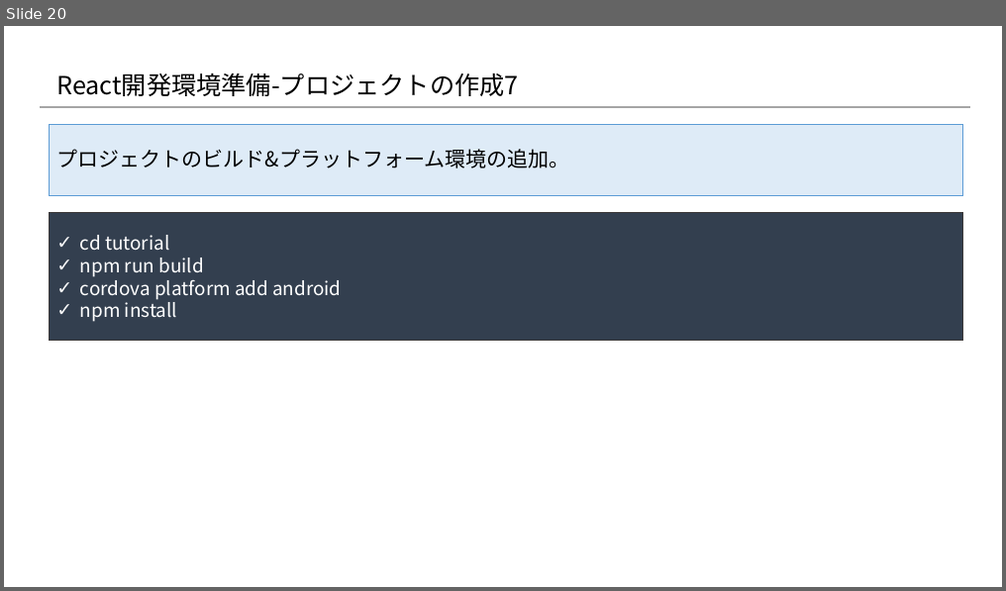
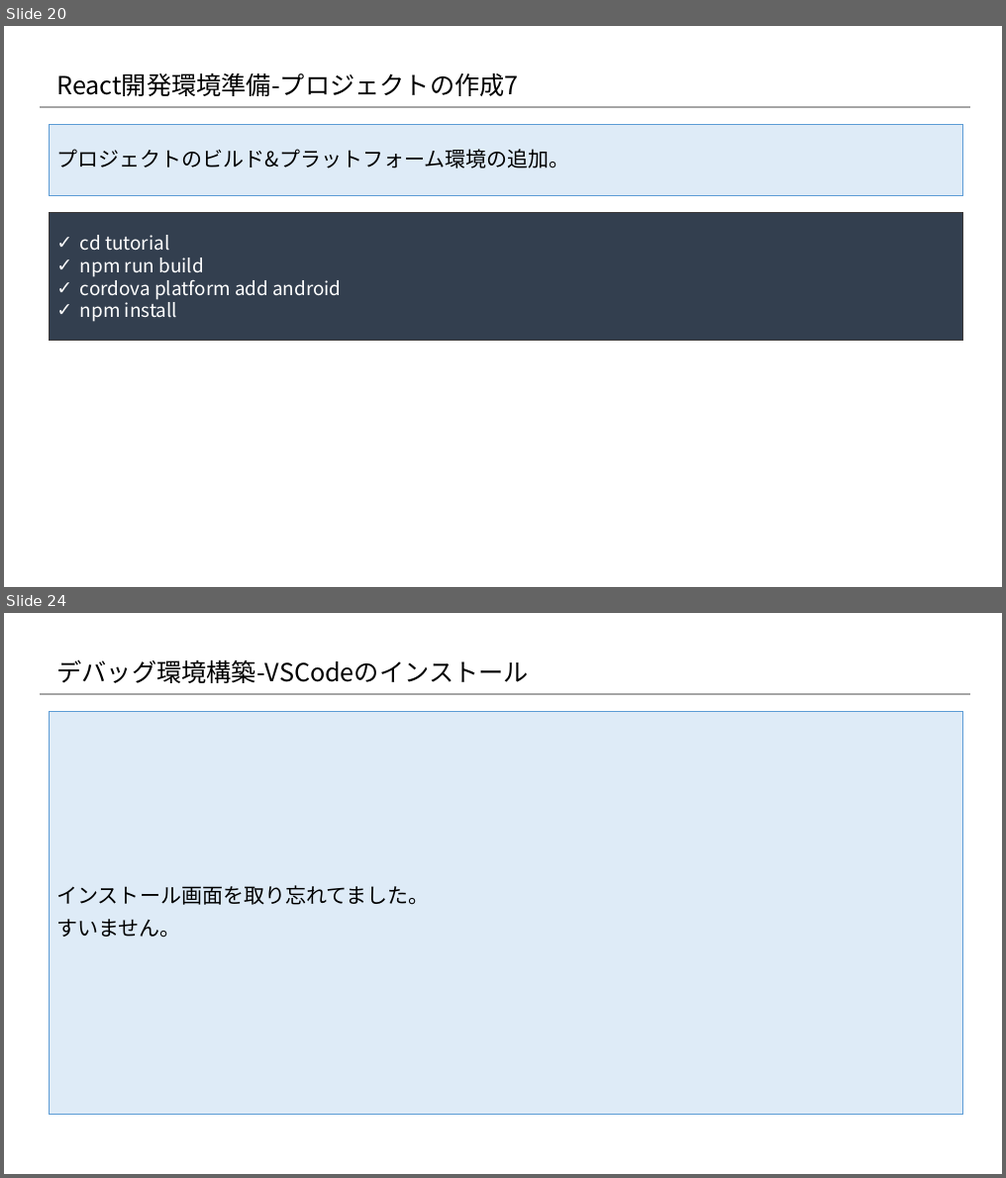
Before and after one commit to konnpeitoon/diary, a slide deck: doc/01_勉強会/01_勉強会資料/20180719_勉強会/02.資料/04_開発環境構築.pptx. Shown one above the other, each under a label of ours: slide 20 before the commit, slides 20 and 24 after it; the slides between them are not shown. The pictures are 1006x591 and 1006x1178 pixels, drawn with LibreOffice and Linux fonts; fonts in the diff are those of the drawing; background and template pictures are left out. Boxes give left, top, right and bottom in pixels: in the first picture for what was removed or moved away, otherwise in the second. Text is boxed around its words. In the diff, an @@ line names an element or a change of style, - is before the commit and + after.

```diff
--- a/doc/01_勉強会/01_勉強会資料/20180719_勉強会/02.資料/04_開発環境構築.pptx
+++ b/doc/01_勉強会/01_勉強会資料/20180719_勉強会/02.資料/04_開発環境構築.pptx
@@ slide 24 added at box(4, 613, 1002, 1174), background #FFFFFF; not listed: 1 template element that a slide beside it also shows @@
@@ title added at box(56, 660, 528, 683), 24 pt, text #000000 @@
+デバッグ環境構築-VSCodeのインストール
@@ rectangle added at box(50, 711, 963, 1115), fill #DEEBF7, outline #5B9BD5 0.75 pt, 20 pt, text #000000 @@
+インストール画面を取り忘れてました。
+すいません。
```
Also in this commit, not shown: 4 slides changed, 7 other slides added, 1 slide removed.
